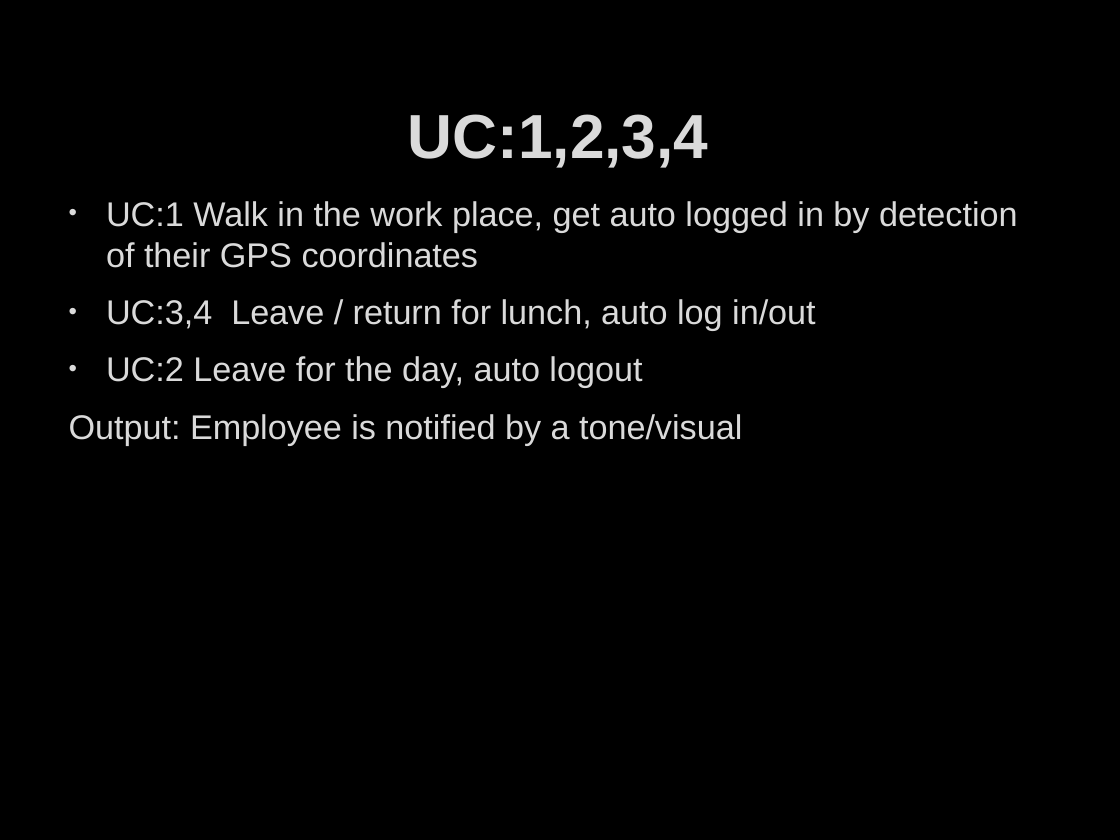
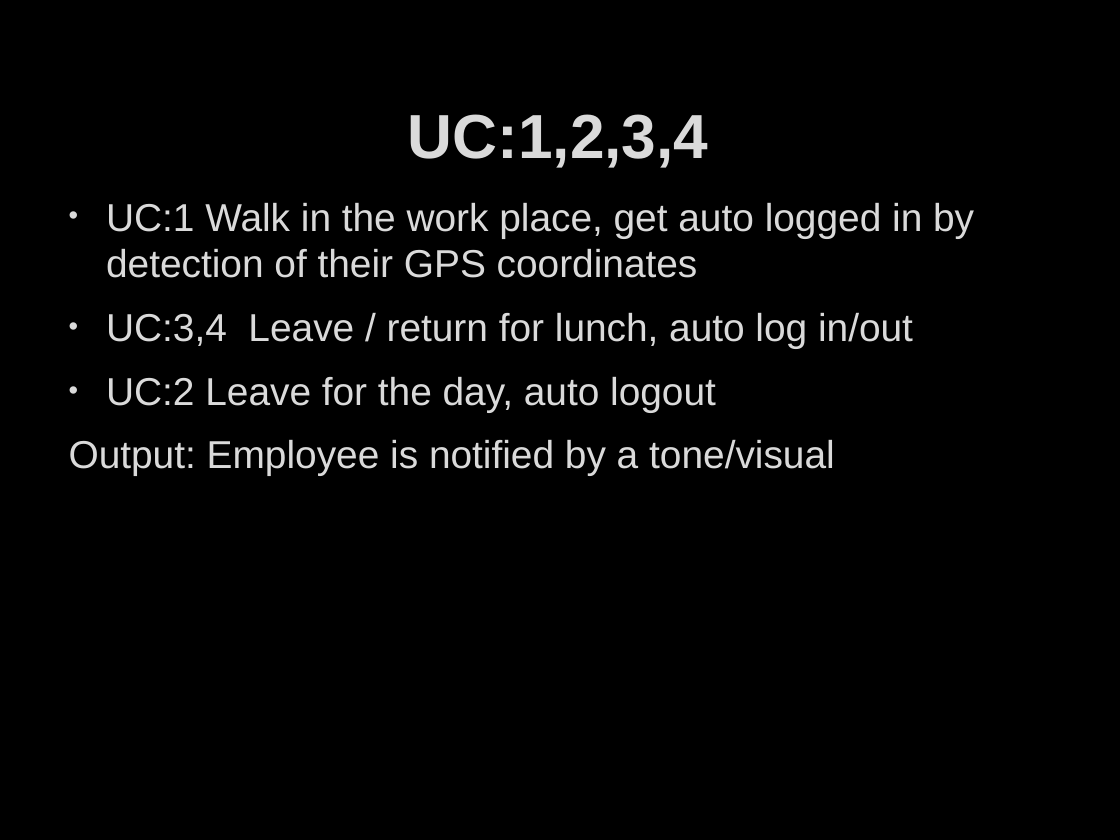
Before and after one commit to ddave2122/Group6, a slide deck: slide 8 of MobAppFinalPresent.pptx (slide 7 before the commit). Drawn at 1120x840 pixels with LibreOffice and Linux fonts; fonts in the diff are those of the drawing; background and template pictures are left out. Boxes give left, top, right and bottom in pixels: in the first picture for what was removed or moved away, otherwise in the second. Text is boxed around its words. In the diff, an @@ line names an element or a change of style, - is before the commit and + after.

```diff
--- a/MobAppFinalPresent.pptx
+++ b/MobAppFinalPresent.pptx
@@ text "UC:1 Walk in the work ..." at [69,202,974,476]: size 22 to 25 pt @@
```
Also in this commit, not shown: 7 other slides changed, 1 slide added.
